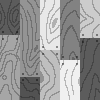
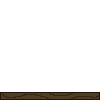
Two versions of the same layered image (100x100). Layer-by-layer changes:
hid group "Wood Floor copy" (16 layers), moved it into group "Wood" over (0, 0, 100, 100)
added group "Door" with 3 layers above "Base Layer" over (0, 92, 100, 100)
added layer "Detail 1" (6th of 6, in "Door") (35%) in group "Door" over (2, 93, 99, 99)
added layer "Outline" (60%) in group "Door" over (0, 92, 100, 100)
added layer "Base" in group "Door" over (0, 92, 100, 100)
